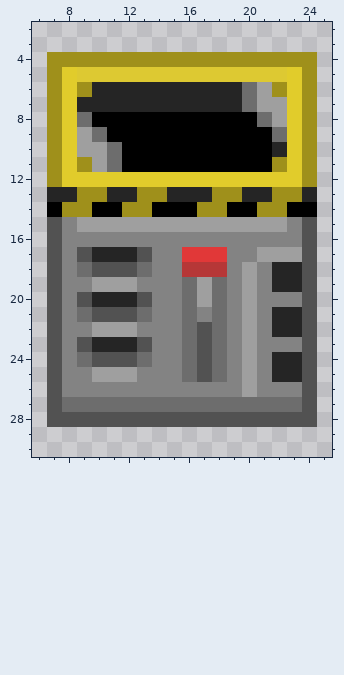
Pixel-art sprite: Resources/Textures/Structures/Piping/disposal.rsi/disposal-charging.png. That is the earlier state.
The file is 32x32 pixels. Colours within 5 levels of each other are drawn and written as one. Shown: x 6..25, y 2..30.
The result:
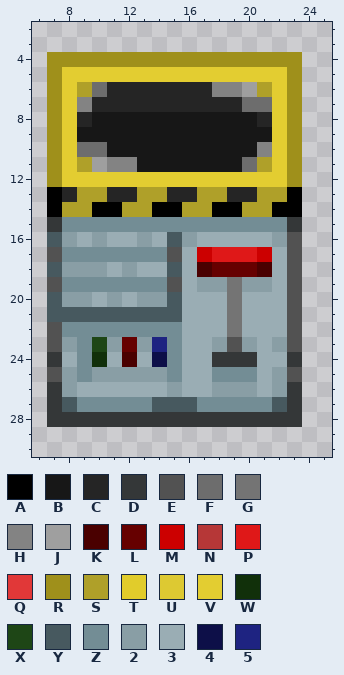
Palette (. is transparent): A #000000  B #171717  C #252525  D #343738  E #525252  F #6d6d6d  G #747474  H #838383  J #9f9f9f  K #4a0000  L #660000  M #cc0000  N #b63737  P #df1818  Q #e13838  R #9f901b  S #afa029  T #e1cc2b  U #ddc932  V #e3cd31  W #11300a  X #1e4616  Y #47595f  Z #738d95  2 #899ea5  3 #9aadb4  4 #0d0f48  5 #1e2381
Message: Disposals resprite [take 2] (#23418) Disposals resprite
What changed:
Changed rows in their new state; - is an unchanged pixel.
first column x 7:
 4 -----------------.
 5 -VVVVVVVVVVVVVVVR.
 6 -VSF-------HHJSVR.
 7 -VH-----------FVR.
 8 -VCBBBBBBBBBBBCVR.
 9 -VBBBBBBBBBBBBBVR.
10 -VFFBBBBBBBBBBHVR.
11 -VS-HHBBBBBBBFSVR.
12 -VVVVVVVVVVVVVVVR.
13 A-SS--SS--SSC-SSA.
14 -SS--SS--SSA-SSA-.
15 DZZZZZZZZZZZZZZZD.
16 Y2323323Y2333332E.
17 -ZZZZZZZE3MPPPM3E.
18 Y2223233Y3KLLLK3E.
19 -ZZZZZZZE322G223E.
20 Y2232322Y333G333E.
21 YYYYYYYYY333G333E.
22 -ZZZZZZZZ333G333E.
23 -2ZX2L25Z332E232E.
24 D3ZW3K34Z33DDD33D.
25 -2Z22222Z33ZZZ32E.
26 D233333323322232D.
27 DYZZZZZYYYZZZZZYD.
28 DDDDDDDDDDDDDDDDD.
Pixel boxes of the changes (left, top, right, bottom) in both pictures:
changed: (47, 52, 317, 427)
